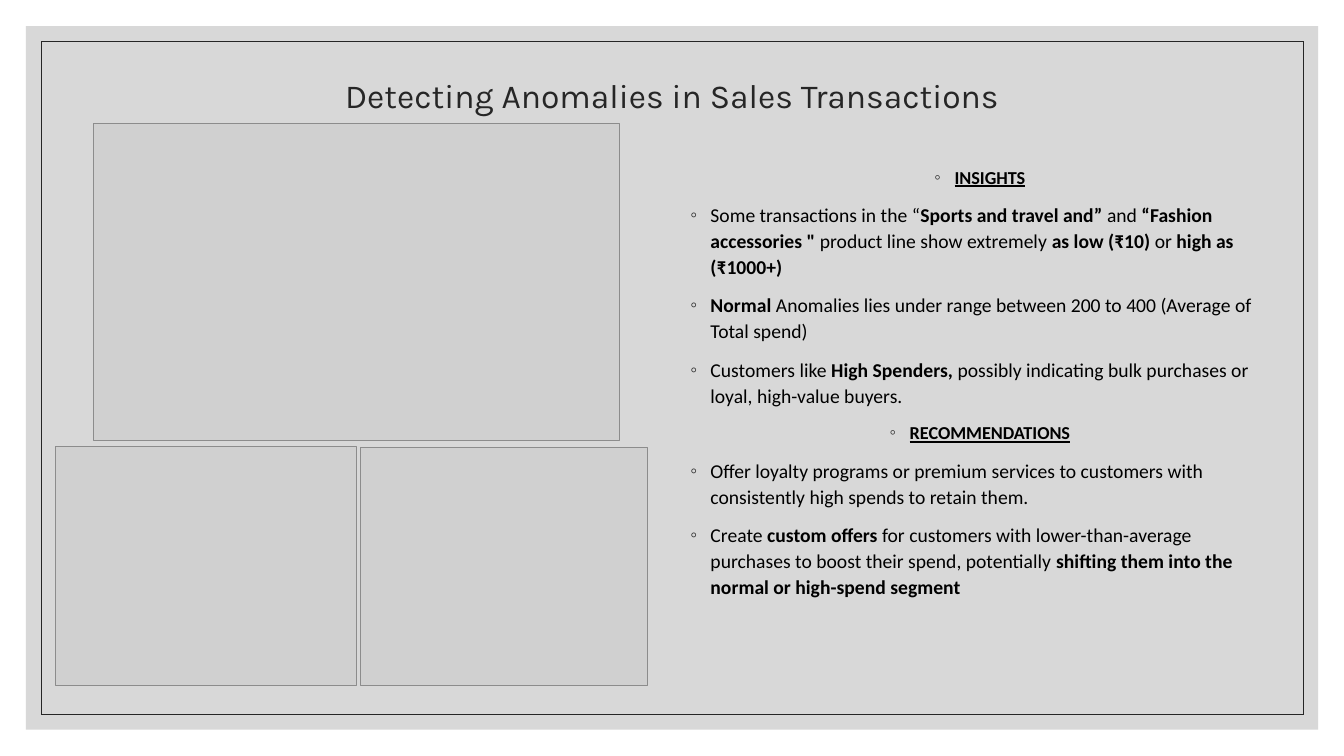
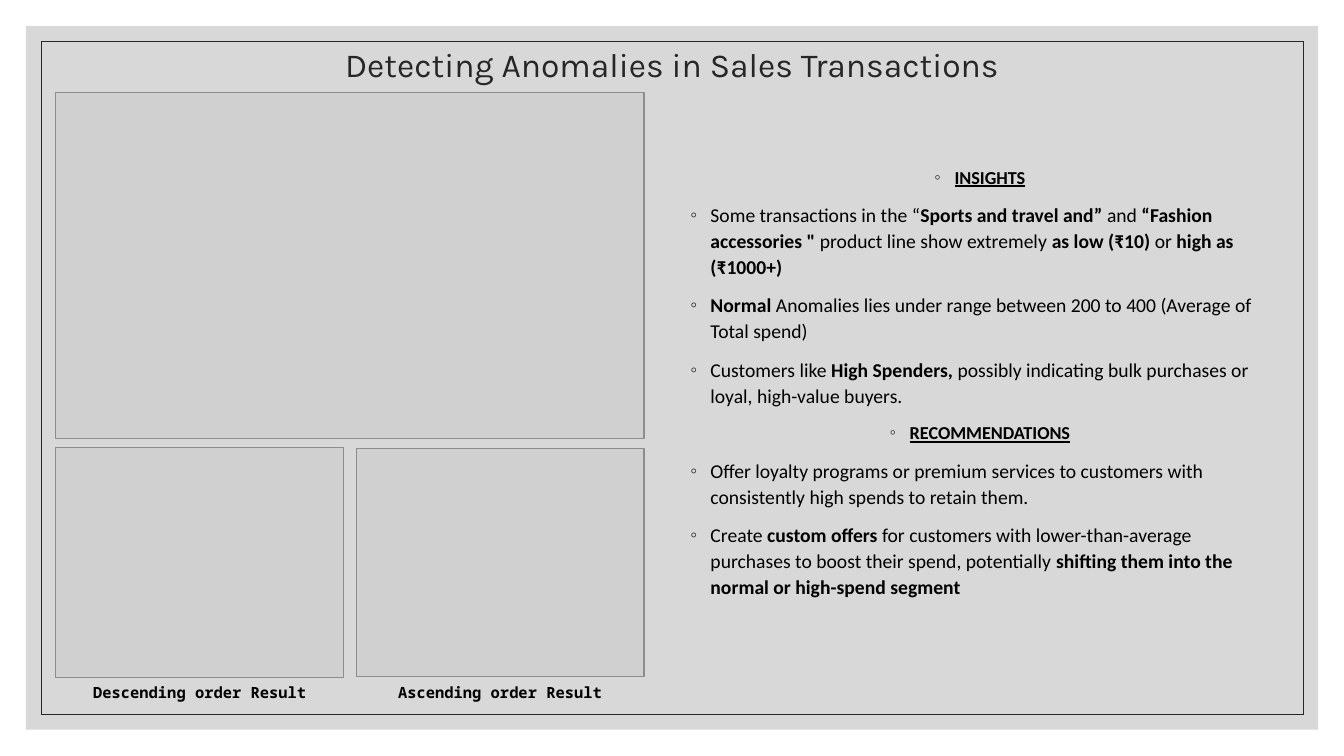
Before and after one commit to ajaythakur958/Walmart-Sales-analysis, a slide deck: slide 6 of Walmart analysis.pptx. Drawn at 1344x756 pixels with LibreOffice and Linux fonts; fonts in the diff are those of the drawing; grey boxes stand for pictures. Boxes give left, top, right and bottom in pixels: in the first picture for what was removed or moved away, otherwise in the second. Text is boxed around its words. In the diff, an @@ line names an element or a change of style, - is before the commit and + after.

```diff
--- a/Walmart analysis.pptx
+++ b/Walmart analysis.pptx
@@ title "Detecting Anomalies in Sales Transactions": place and size @@
-title "Detecting Anomalies in Sales Transactions" at [345,85,999,116]
+title "Detecting Anomalies in Sales Transactions" at [345,54,999,86]
@@ picture: place and size @@
-picture at [93,124,619,441]
+picture at [56,93,644,439]
@@ picture: place and size @@
-picture at [56,447,357,685]
+picture at [56,448,344,678]
@@ picture: place and size @@
-picture at [360,448,647,685]
+picture at [356,449,643,677]
@@ text added at [93,686,307,702], 11 pt, text #000000, bold @@
+Descending order Result
@@ text added at [398,686,602,702], 11 pt, text #000000, bold @@
+Ascending order Result
```
Also in this commit, not shown: 1 other slide changed, 8 slides added, 4 other files.
